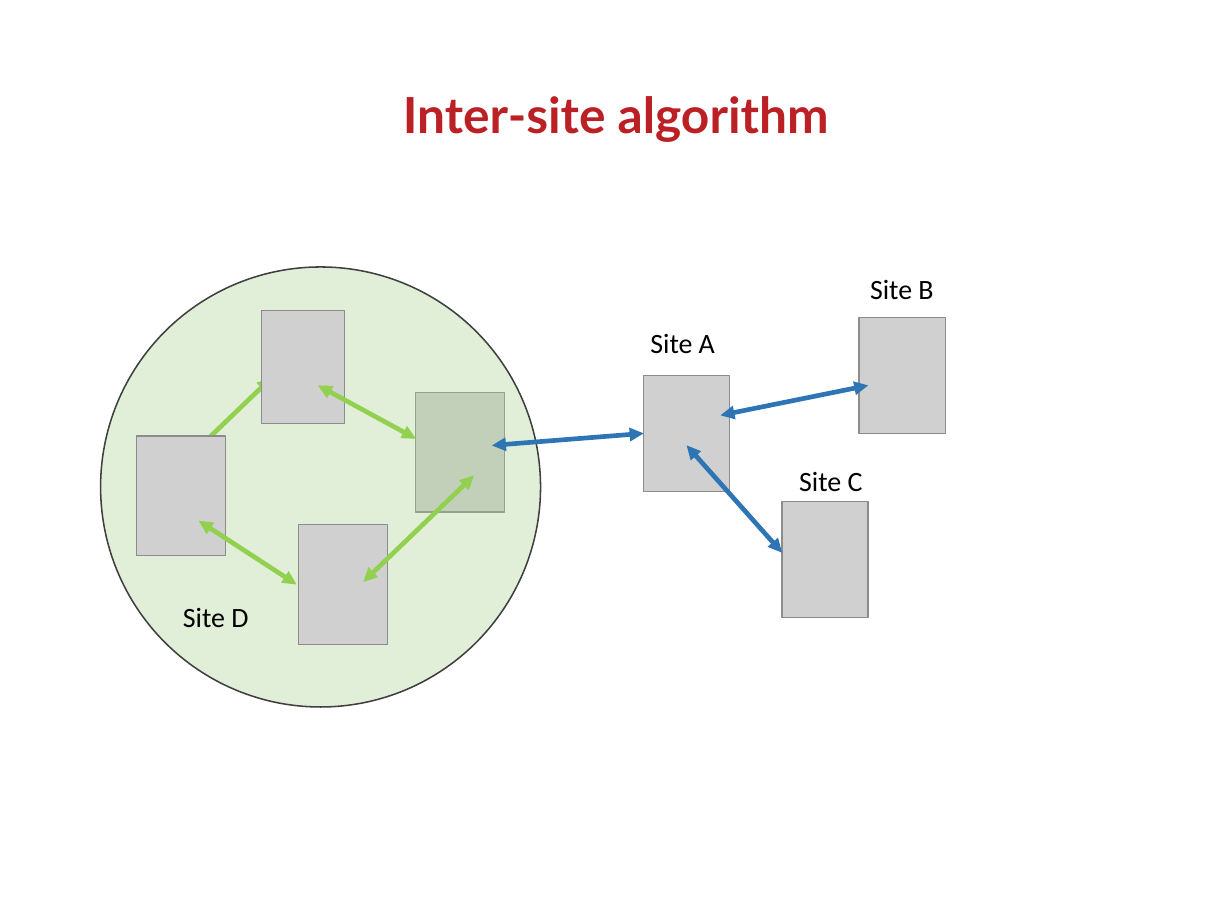
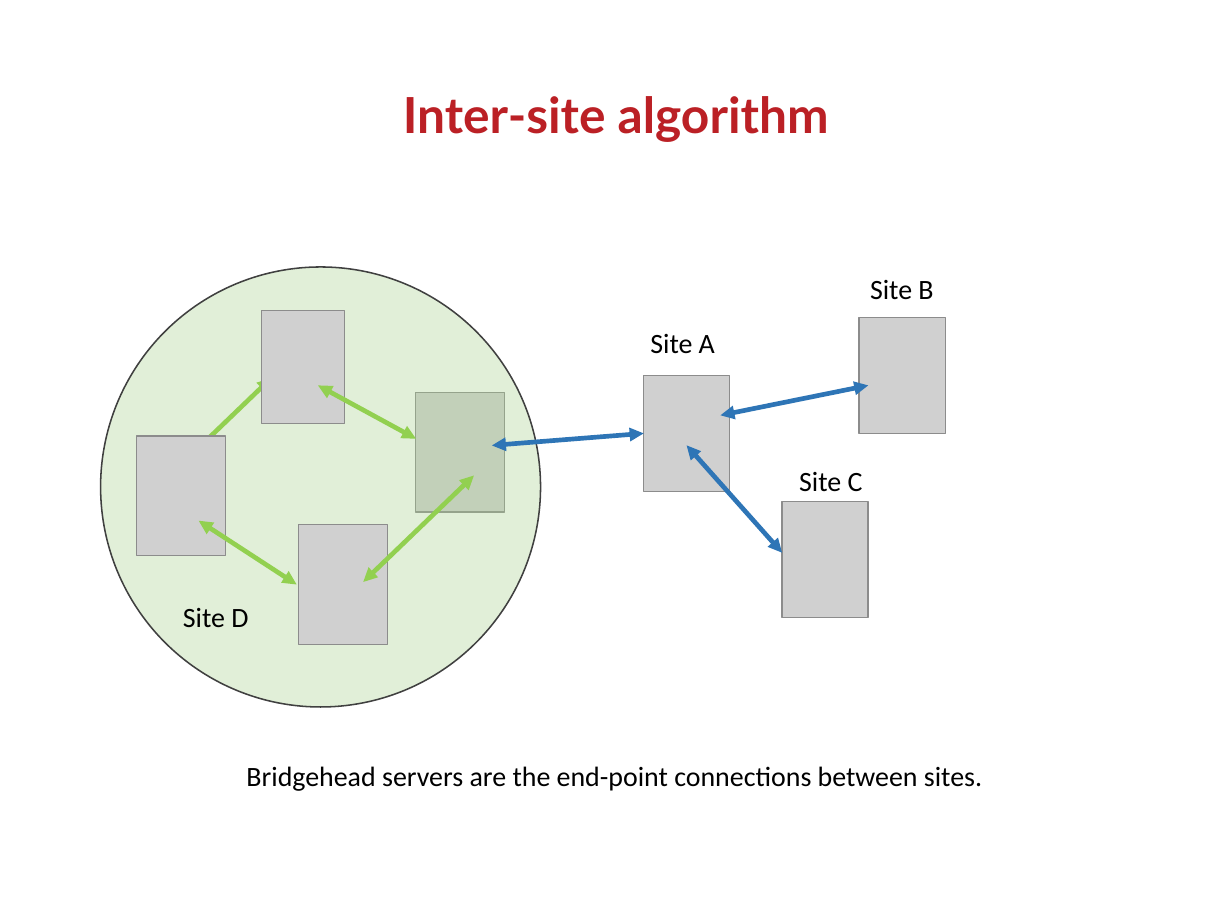
Before and after one commit to GSam/Slides, a slide deck: slide 11 of Samba KCC.odp (slide 6 before the commit). Drawn at 1232x924 pixels with LibreOffice and Linux fonts; fonts in the diff are those of the drawing; grey boxes stand for pictures; background and template pictures are left out. Boxes give left, top, right and bottom in pixels: in the first picture for what was removed or moved away, otherwise in the second. Text is boxed around its words. In the diff, an @@ line names an element or a change of style, - is before the commit and + after.

```diff
--- a/Samba KCC.odp
+++ b/Samba KCC.odp
@@ text added at box(246, 766, 982, 791), 18 pt, text #000000 @@
+Bridgehead servers are the end-point connections between sites.
```
Also in this commit, not shown: 5 other slides changed, 5 slides added.
